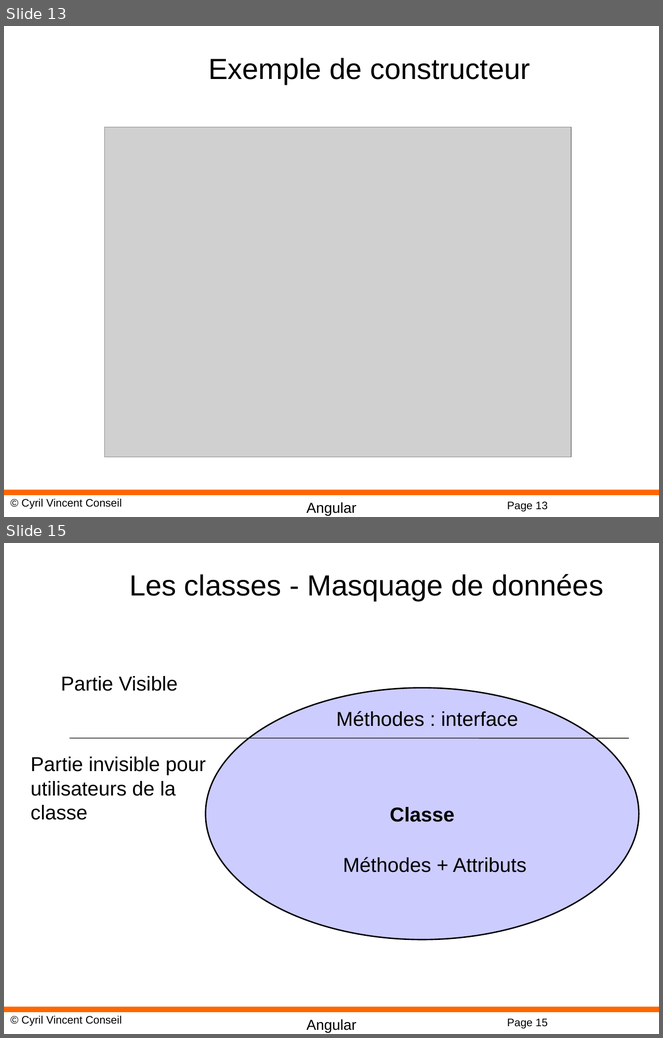
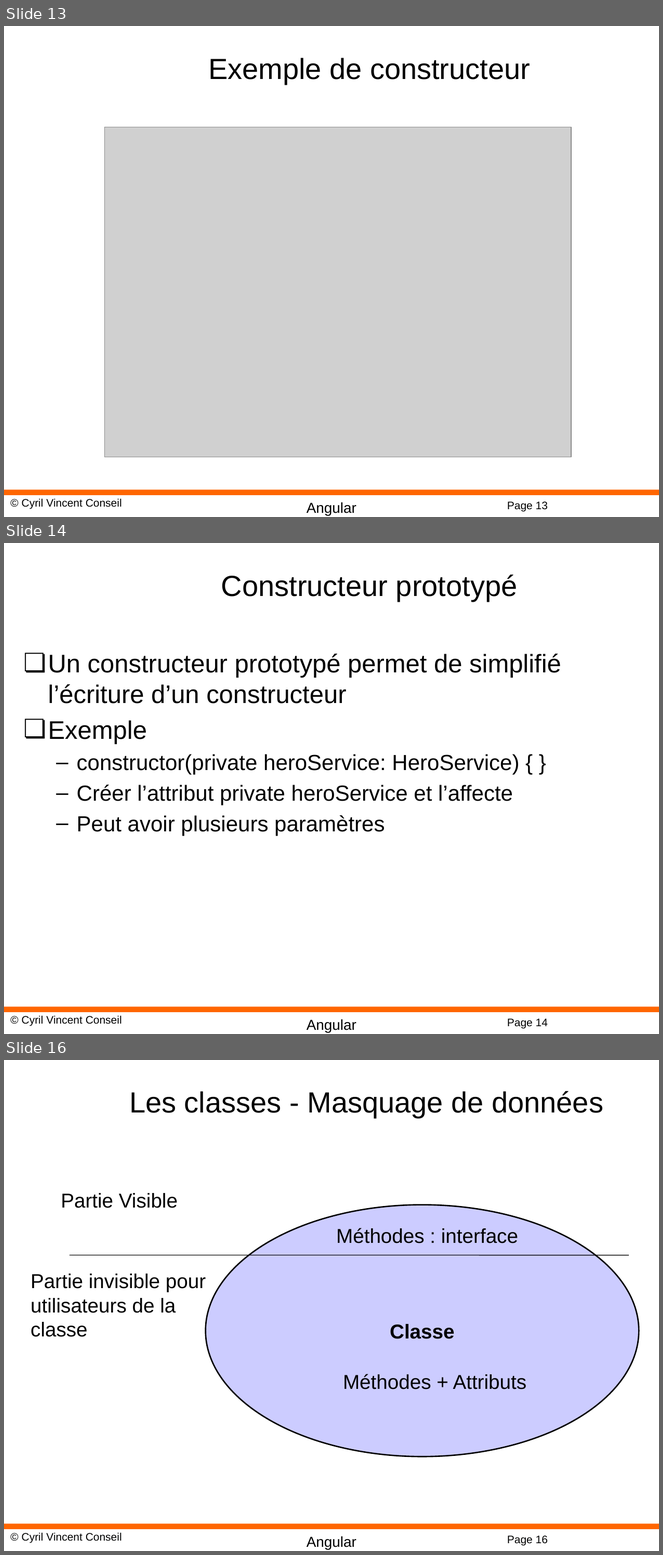
Before and after one commit to cyrilvincent/POE, a slide deck: ppt/angular/Angular09-TSOO.pptx. Shown one above the other, each under a label of ours: slides 13 and 15 before the commit, slides 13, 14 and 16 after it; the slides between them are not shown. The pictures are 663x1038 and 663x1555 pixels, drawn with LibreOffice and Linux fonts; fonts in the diff are those of the drawing; grey boxes stand for pictures; background and template pictures are left out. Boxes give left, top, right and bottom in pixels: in the first picture for what was removed or moved away, otherwise in the second. Text is boxed around its words. In the diff, an @@ line names an element or a change of style, - is before the commit and + after.

```diff
--- a/ppt/angular/Angular09-TSOO.pptx
+++ b/ppt/angular/Angular09-TSOO.pptx
@@ slide 14 added at [4, 543, 659, 1034], background #FFFFFF; not listed: 4 template elements that a slide beside it also shows @@
@@ title added at [221, 574, 517, 602], 32 pt, text #000000 @@
+Constructeur prototypé
@@ text added at [48, 654, 561, 836], 24 pt, text #000000 @@
+❏ Un constructeur prototypé permet de simplifié l’écriture d’un constructeur
+❏ Exemple
+  – constructor(private heroService: HeroService) { }
+  – Créer l’attribut private heroService et l’affecte
+  – Peut avoir plusieurs paramètres
@@ what was slide 15 is now slide 16 @@
@@ page number at [507, 1536, 548, 1546]: text changed @@
-Page 15
+Page 16
```
Also in this commit, not shown: 3 slides changed, 16 other files.
